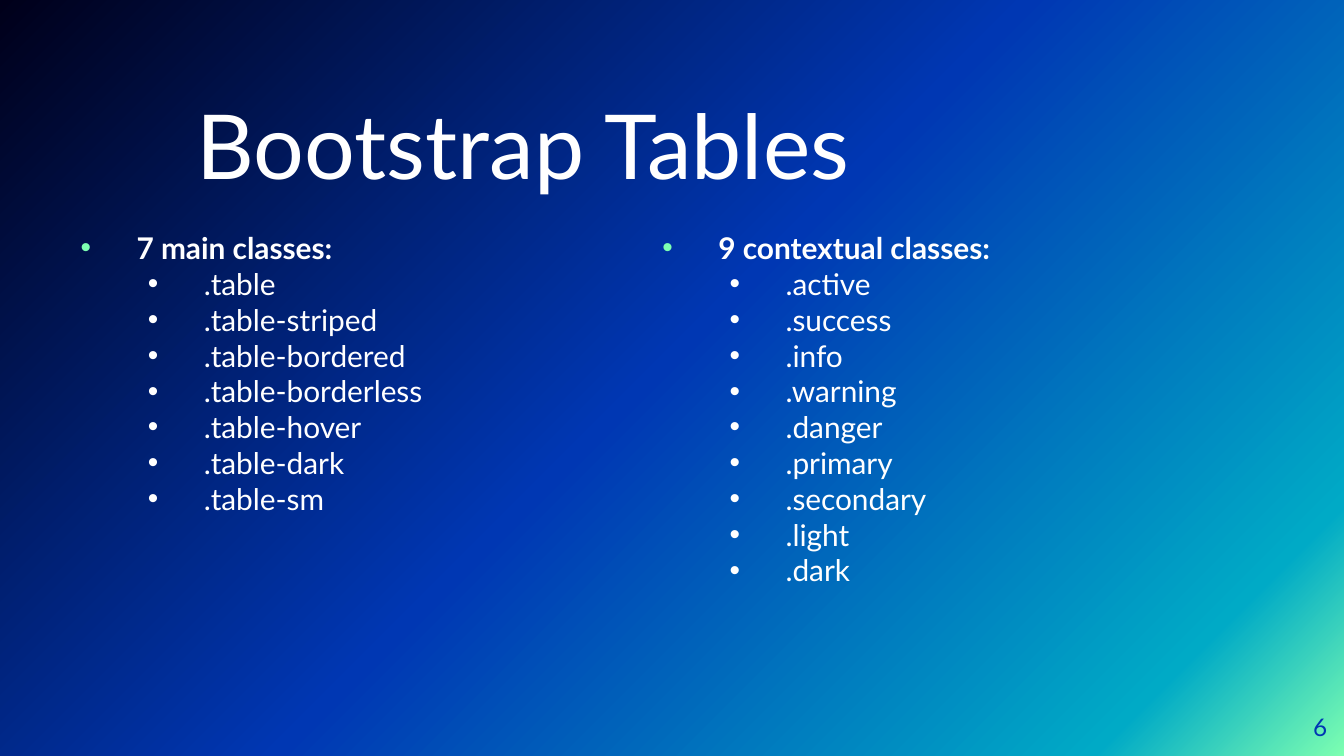
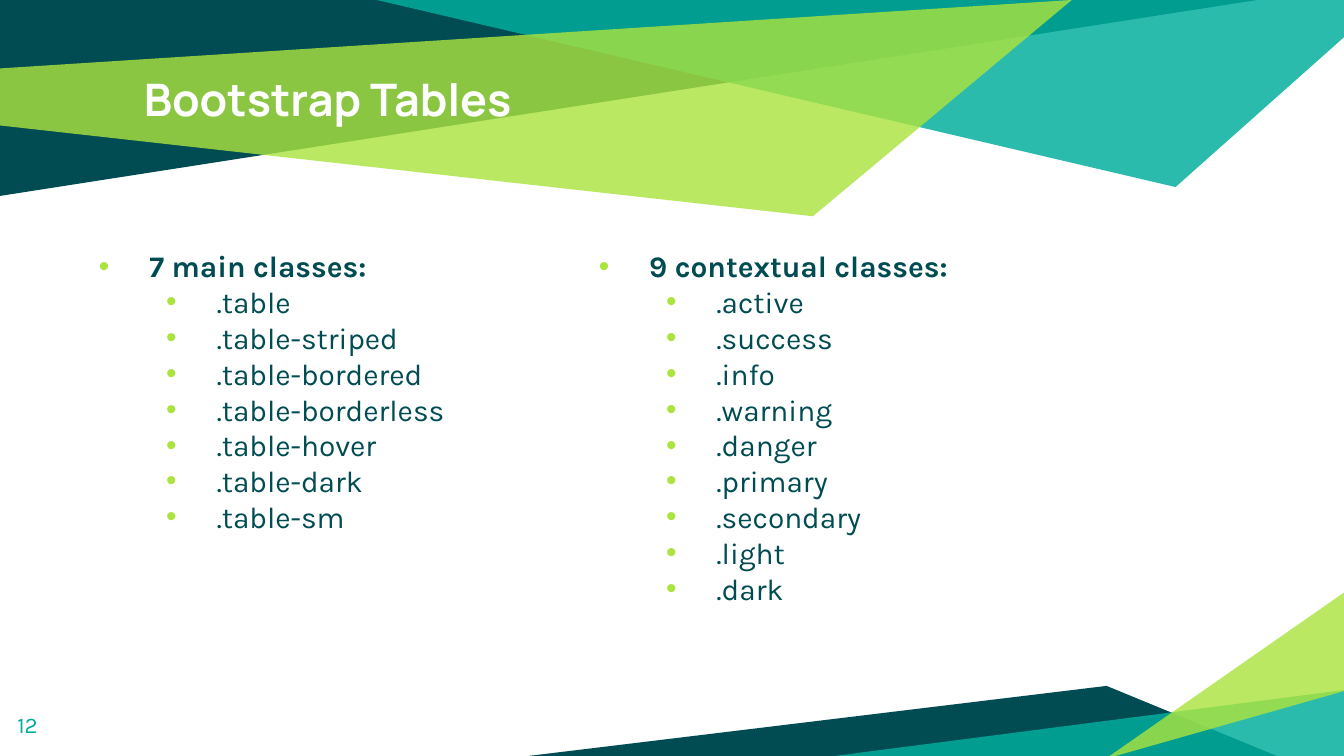
Before and after one commit to RazCrimson/Lab_Main, a slide deck: slide 12 of Sem 2/Web development Lab/Class/Bootstrap.pptx (slide 6 before the commit). Drawn at 1344x756 pixels with LibreOffice and Linux fonts; fonts in the diff are those of the drawing; background and template pictures are left out. Boxes give left, top, right and bottom in pixels: in the first picture for what was removed or moved away, otherwise in the second. Text is boxed around its words. In the diff, an @@ line names an element or a change of style, - is before the commit and + after.

```diff
--- a/Sem 2/Web development Lab/Class/Bootstrap.pptx
+++ b/Sem 2/Web development Lab/Class/Bootstrap.pptx
@@ background picture (left out) to #FFFFFF @@
@@ title "Bootstrap Tables": place and size @@
-title "Bootstrap Tables" at [197, 101, 850, 195]
+title "Bootstrap Tables" at [144, 83, 511, 128]
@@ title "Bootstrap Tables" at [144, 83, 511, 128]: size 48 to 24 pt, font Lato to Manrope, bold on; alignment centre to left; vertical alignment bottom to top @@
@@ text "7 main classes:": place and size @@
-text "7 main classes:" at [137, 236, 990, 582]
+text "7 main classes:" at [149, 255, 947, 601]
@@ text "7 main classes:" at [149, 255, 947, 601]: font Lato to Karla, text colour #FFFFFF to #004C52; indent changed; more space between paragraphs; bullet colour #7DFFB1 to #ABE33F; bullet colour #FFFFFF to #ABE33F @@
@@ group added at [0, 0, 1344, 756]: 6 freeform shapes @@
@@ page number added at [17, 718, 37, 733], 12 pt, text #00AE9D @@
+12
@@ page number removed at [1313, 718, 1327, 736] @@
-6
```
Also in this commit, not shown: 6 other slides changed, 10 slides added, 4 slides removed, 32 other files.
